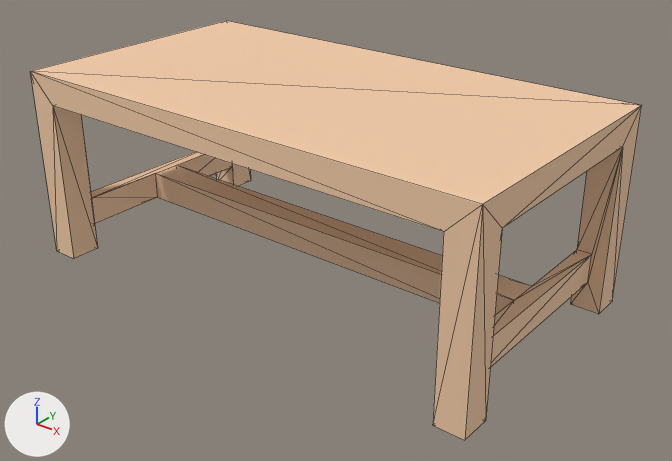
Two versions of the glTF model assets/props/furniture/table.glb, one commit apart.
Before and after are seen from a camera (50 mm lens) standing at (1.305, -0.84, 0.752) and looking at (0.461, 0.215, 0.098). Arrows for +X, +Y and +Z are at lower left; the lights stay in place. The older version comes first. Mesh edges are drawn as thin lines. Vertices at exactly the same position are counted once.

Names of what the first picture shows: 'table(Clone)'.
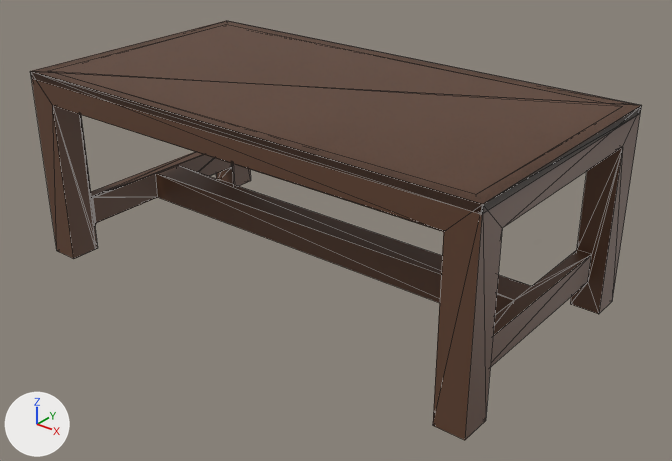
The change in detail:
Material 'walnut.009' (mat_walnut_009) is new.
Its base color is (0.12, 0.055, 0.03) (brown #614230).
Material 'brass.009' (mat_brass_009) is new.
Its base color is (0.55, 0.34, 0.07) (orange #c49e4b).
Its metallic is 0.6.
Its roughness is 0.4.
Material 'walnutDark.009' (mat_walnutdark_009) is new.
Its base color is (0.06, 0.028, 0.016) (brown #452f22).
Its roughness is 0.55.
me_mesh_table is used by ob_table_clone; location (0.0, 0.0, 0.0).
me_mesh_table had 56 vertices, 120 faces and spanned x 0.0..0.841, y 0.0..0.447, z 0.0..0.327.
me_mesh_table now has 210 vertices, 352 faces and spans x 0.0..0.841, y 0.0..0.447, z 0.0..0.327.
me_mesh_table part 1: a new loose piece, a box spanning x 0.02..0.8215, y 0.02..0.4274, z 0.3237..0.3267, in mat_walnut_009 (brown #614230).
me_mesh_table part 2: a new loose piece, a box spanning x 0.0..0.841, y 0.0..0.447, z 0.315..0.327, in mat_walnutdark_009 (brown #452f22).
Part 3, on me_mesh_table:
34 faces are deleted.
74 vertices are added at x 0.043..0.799, y 0.0..0.401, z 0.0..0.278.
130 new faces join them, mat_walnut_009 (brown #614230).
me_mesh_table part 4: 86 faces spanning x 0.0..0.841, y 0.0..0.447, z 0.0..0.327 switch from mat_wood (beige #f3cca8) to mat_walnut_009 (brown #614230).
Other edits to the shape of me_mesh_table do not show in these pictures.
me_mesh_table gains material mat_walnutdark_009 (brown #452f22).
me_mesh_table gains material mat_brass_009 (orange #c49e4b).

Where the change shows, as pixel boxes [x1, y1, x2, y2] in the pictures (672 x 461 px):
part 1 of me_mesh_table, added (brown): after [48, 24, 622, 194]
part 2 of me_mesh_table, added: after [31, 23, 642, 214]
part 3 of me_mesh_table, reshaped: [53, 106, 531, 300] in both
part 4 of me_mesh_table, recoloured (beige to brown): [30, 21, 641, 440] in both
